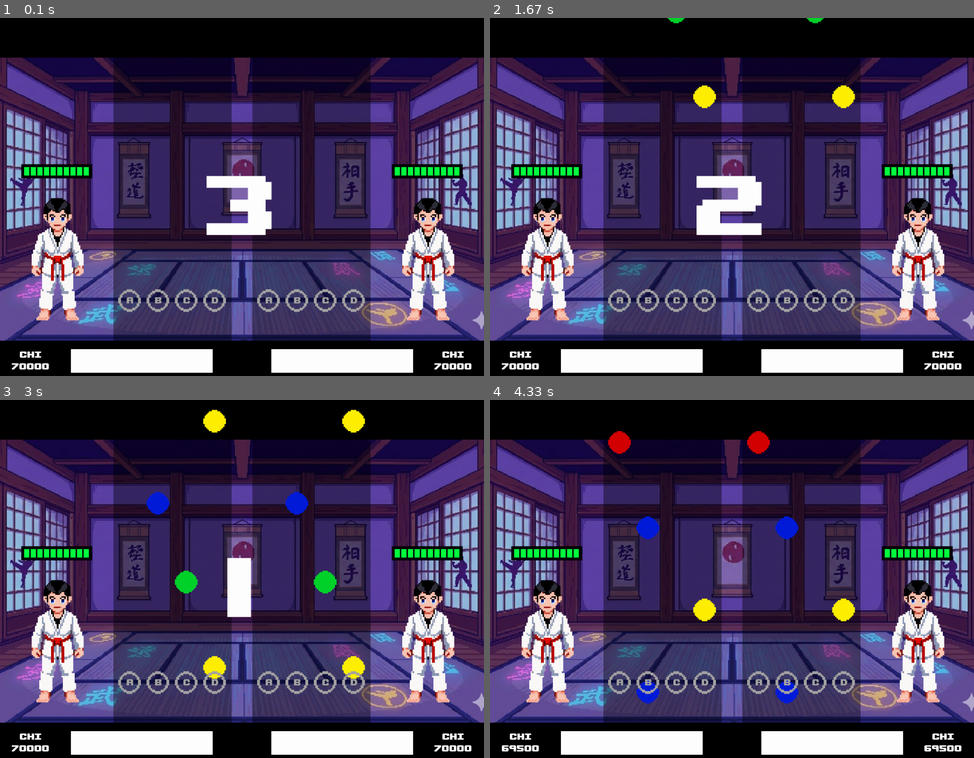
Above: before the commit, frames 1-4 (two rows, left to right).
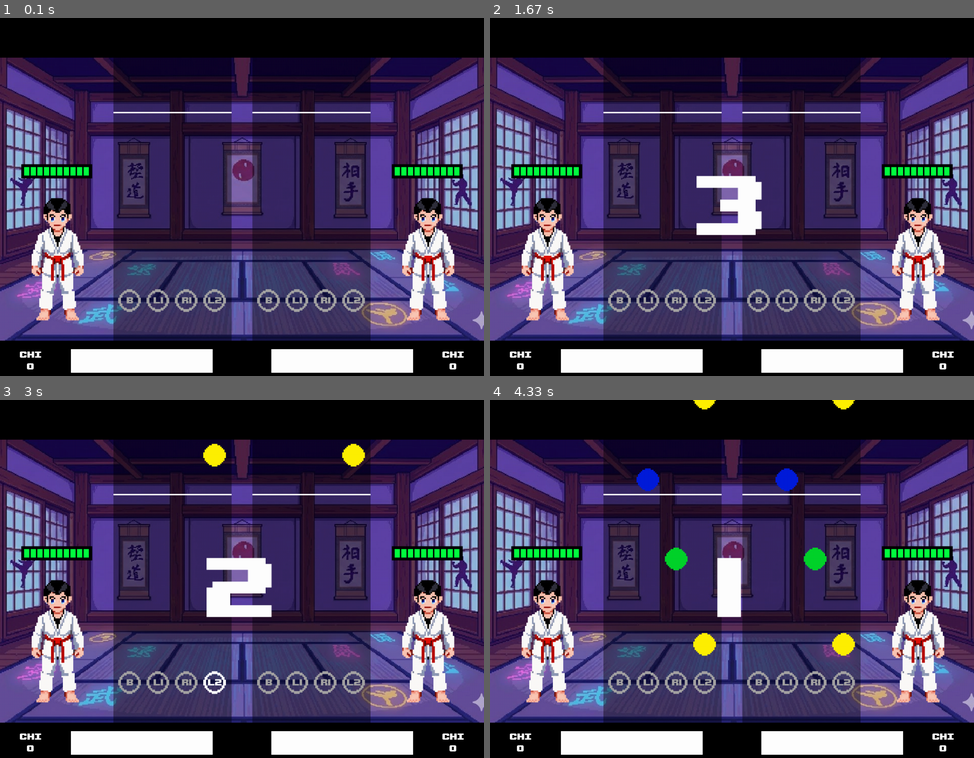
Above: after the commit, the same moments.

Repository: Supersllol/JeuArcade
Game: pygame game, started from AA_olympe.py
Two runs of this game, one before a commit and one after it. Both use one fixed random seed, a clock stepped at 60 frames per second and the inputs below.
Inputs:
- Up to frame 1 (0.1 s): no input
- Up to frame 2 (1.67 s): tap Y at 0.33 s
- Up to frame 3 (3 s): tap C at 1.67 s; tap Space at 2.5 s; tap K at 2.83 s
- Up to frame 4 (4.33 s): hold A 3.17-3.7 s

The runs differ from the first frame. In frame 1, 2.1% of the frame differs, in the area x 2-98%, y 26-99%; in frame 2, 1.7%; in frame 3, 4.3%; in frame 4, 4.7%, in the area x 2-98%, y 0-99%.

Commit message:
ALLELUIA SCORE WORKS

Diff:
--- /dev/null
+++ b/AA/AA_game/gameStates.py
@@ -0,0 +1,17 @@
+from enum import Enum, auto
+
+
+class GameState(Enum):
+    INITIAL_DELAY = auto()
+    START_COUNTDOWN = auto()
+    PLAY_SECTION = auto()
+    WAIT_FOR_ATTACK = auto()
+    FIGHT_SCENE = auto()
+    RESTART_COUNTDOWN = auto()
+    END = auto()
+
+
+statesAllowMoves = [
+    GameState.START_COUNTDOWN, GameState.RESTART_COUNTDOWN,
+    GameState.PLAY_SECTION
+]
--- a/AA/AA_game/noteSheet.py
+++ b/AA/AA_game/noteSheet.py
@@ -6,11 +6,14 @@
 from AA.AA_game import musicTrack
 
 noteColors = {
-    0: [213, 0, 0, 255],
-    1: [0, 28, 218, 255],
-    2: [0, 211, 43, 255],
-    3: [255, 240, 0, 255]
+    0: (213, 0, 0, 255),
+    1: (0, 28, 218, 255),
+    2: (0, 211, 43, 255),
+    3: (255, 240, 0, 255)
 }
+
+hittableYCoord = settings.NOTE_HIT_HEIGHT - settings.NOTE_RADIUS + settings.TIME_NOTE_HITTABLE * settings.NOTE_SPEED
+print(hittableYCoord)
 
 
 class DeactivatedNote:
@@ -26,7 +29,7 @@
         return self._timer.elapsed() < settings.DEAD_NOTE_FADEOUT
 
     def getNoteColor(self):
-        baseColor = noteColors[self._laneID].copy() if self._missed else [
+        baseColor = list(noteColors[self._laneID]) if self._missed else [
             255, 255, 255, 255
         ]
 
@@ -57,10 +60,10 @@
 
     def update(self):
         if self._active and self._activeTimer.elapsed(
-        ) >= settings.TIME_ACTIVE_NOTE_INDICATOR:
+        ) >= settings.NOTE_INDICATOR_TIME_ACTIVE:
             self._active = False
             self._activeTimer.stop()
-        currentColor = (189, 0, 0) if self._active else (165, 164, 164)
+        currentColor = (255, 255, 255) if self._active else (165, 164, 164)
         buttonIndicator = fontManager.upheaval(
             inputManager.moveBindings[self._laneID].name, 25, currentColor)
         self._mainSheet.blit(
@@ -111,12 +114,18 @@
         return int((xGap + settings.NOTE_RADIUS +
                     (xGap + settings.NOTE_RADIUS * 2) * laneID))
 
-    def deactivateNote(self, missed: bool, note: musicTrack.TrackNote,
-                       laneID: int):
+    def deactivateNote(self,
+                       note: musicTrack.TrackNote,
+                       laneID: int,
+                       missed: bool = False):
         self._deactivatedNotes.append(DeactivatedNote(missed, note, laneID))
+
+    def laneBtnPressed(self, laneID: int):
+        self._noteIndicators[laneID].setActive()
 
     def update(self, noteSection: musicTrack.TrackSection):
         self._mainSheet.fill((0, 0, 0, 100))
+
         for id, deactivatedNote in enumerate(self._deactivatedNotes):
             if not deactivatedNote.isNoteAlive():
                 self._deactivatedNotes.pop(id)
@@ -126,5 +135,8 @@
         for noteIndicator in self._noteIndicators:
             noteIndicator.update()
 
+        pygame.draw.line(self._mainSheet, (255, 255, 255), (0, hittableYCoord),
+                         (self._mainSheet.get_width(), hittableYCoord), 3)
+
         misc.placeSurfaceInHalf(self._playerID, self._mainSheet,
                                 self._playerHalf, (365, 0))
--- a/AA/AA_game/player.py
+++ b/AA/AA_game/player.py
@@ -1,7 +1,7 @@
 from __future__ import annotations
 import pygame
-from AA.AA_utils import countries, settings, score
-from AA.AA_game import noteSheet, musicTrack, sprite, chiBar
+from AA.AA_utils import countries, settings, score, inputManager
+from AA.AA_game import noteSheet, musicTrack, sprite, chiBar, gameStates
 
 
 class Player:
@@ -14,7 +14,7 @@
                  cpu: bool = False):
         self._name = name
         self._country = country
-        self._chi = 70000
+        self._chi = 0
         self._health = 10
         self._playerID = playerID
         self._mainApp = mainApp
@@ -30,6 +30,14 @@
         self._chiBar = chiBar.ChiBar(playerID, self._playerHalf)
         self._sprite = sprite.Sprite(playerID, self._playerHalf)
 
+    @property
+    def chi(self):
+        return self._chi
+
+    @chi.setter
+    def chi(self, newValue: int):
+        self._chi = max(newValue, 0)
+
     def loadSection(self, newSection: musicTrack.TrackSection):
         newSection.queueAllNotes()
         for lane in newSection.lanes:
@@ -40,7 +48,22 @@
         self._trackSection = newSection
 
     def _registerNoteHit(self, hitType: score.HitType):
-        self._chi += score.hitChiScore[hitType]
+        print(hitType)
+        self.chi += score.hitChiScore[hitType]
+
+    def _userHitNote(self, btnPressed: inputManager.ButtonInputs,
+                     musicElapsedTime: float):
+        for lane in self._trackSection.lanes:
+            if inputManager.moveBindings[lane.laneID] == btnPressed:
+                # TODO: animate player
+                self._noteSheet.laneBtnPressed(lane.laneID)
+                if len(lane.activeNotes) == 0: return
+                closestNote = lane.activeNotes[0]
+                deltaTime = musicElapsedTime - closestNote.timingTimestamp
+                if deltaTime >= settings.TIME_NOTE_HITTABLE:
+                    self._registerNoteHit(score.getHitType(deltaTime))
+                    self._noteSheet.deactivateNote(lane.activeNotes.pop(0),
+                                                   lane.laneID)
 
     def _updateNoteStatus(self, musicElapsedTime: float):
         for lane in self._trackSection.lanes:
@@ -51,19 +74,26 @@
                     break
 
             for note in lane.activeNotes:
-                if musicElapsedTime - note.timingTimestamp >= settings.MISSED_NOTE_TIME:
+                if score.getHitType(musicElapsedTime - note.timingTimestamp,
+                                    False) == score.HitType.Miss:
                     self._registerNoteHit(score.HitType.Miss)
-                    self._noteSheet.deactivateNote(True,
-                                                   lane.activeNotes.pop(0),
-                                                   lane.laneID)
+                    self._noteSheet.deactivateNote(lane.activeNotes.pop(0),
+                                                   lane.laneID, True)
                 calculatedYPos = settings.NOTE_HIT_HEIGHT - (
                     (note.timingTimestamp - musicElapsedTime) *
                     settings.NOTE_SPEED)
                 note.sheetPos = (self._noteSheet.getLaneCenterXPos(
                     lane.laneID), calculatedYPos)
 
-    def update(self, musicElapsedTime: float):
+    def update(self, musicElapsedTime: float, gameState: gameStates.GameState,
+               input: inputManager.InputManager):
         self._playerHalf.fill((0, 0, 0, 0))
+
+        btnsPressed = input.getBtnsPressed(self._playerID)
+        for btn in btnsPressed:
+            if gameState in gameStates.statesAllowMoves:
+                if btn in inputManager.moveBindings.values():
+                    self._userHitNote(btn, musicElapsedTime)
 
         self._updateNoteStatus(musicElapsedTime)
 
--- a/AA/AA_scenes/gameScene.py
+++ b/AA/AA_scenes/gameScene.py
@@ -1,19 +1,9 @@
 from __future__ import annotations
 from AA.AA_scenes import sceneClass
 from AA.AA_utils import fontManager, inputManager, pygameText, musicManager, settings
-from AA.AA_game import musicTrack, player
+from AA.AA_game import musicTrack, player, gameStates
 from enum import Enum, auto
 import pygame, os, math
-
-
-class GameState(Enum):
-    INITIAL_DELAY = auto()
-    START_COUNTDOWN = auto()
-    PLAY_SECTION = auto()
-    WAIT_FOR_ATTACK = auto()
-    FIGHT_SCENE = auto()
-    RESTART_COUNTDOWN = auto()
-    END = auto()
 
 
 class GameScene(sceneClass.Scene):
@@ -34,12 +24,14 @@
 
         self._fadeOutStarted = False
 
-        self._state = GameState.INITIAL_DELAY
+        self._state = gameStates.GameState.INITIAL_DELAY
 
         super().__init__(mainApp, inputManager, musicManager)
 
     def initScene(self):
-        self._state = GameState.INITIAL_DELAY
+        self._state = gameStates.GameState.INITIAL_DELAY
+        for player in self._players:
+            player.loadSection(self._chosenTrack.getSection(0))
         super().initScene()
 
     def loopScene(self, events: list[pygame.event.Event]):
@@ -52,20 +44,20 @@
 
         currentText: list[pygameText.PygameText] = []
 
-        if self._state == GameState.INITIAL_DELAY:
+        if self._state == gameStates.GameState.INITIAL_DELAY:
             if self._stateTimer.elapsed() >= settings.GAME_START_DELAY:
                 self._stateTimer.restart()
                 self._currentTrackSection = 0
                 self._musicManager.prepareSection(0, 3)
                 for player in self._players:
                     player.loadSection(self._chosenTrack.getSection(0))
-                self._state = GameState.START_COUNTDOWN
+                self._state = gameStates.GameState.START_COUNTDOWN
 
-        elif self._state == GameState.START_COUNTDOWN:
+        elif self._state == gameStates.GameState.START_COUNTDOWN:
             if self._stateTimer.elapsed() >= 3:
                 self._musicManager.play(self._chosenTrack.audioFile, 0)
                 self._fadeOutStarted = False
-                self._state = GameState.PLAY_SECTION
+                self._state = gameStates.GameState.PLAY_SECTION
             else:
                 txt = "3"
                 if self._stateTimer.elapsed() >= 1:
@@ -81,23 +73,24 @@
                             center=(self._mainApp.get_rect().centerx,
                                     self._mainApp.get_rect().centery))))
 
-        elif self._state == GameState.PLAY_SECTION:
+        elif self._state == gameStates.GameState.PLAY_SECTION:
 
             if not self._fadeOutStarted and (
                     currentMusicElapsed >= (self._chosenTrack.getSection(
                         self._currentTrackSection).musicEnd -
                                             settings.SONG_FADE_TIME_S)):
                 self._fadeOutStarted = True
-                self._musicManager.fadeout(settings.SONG_FADE_TIME_S * 1000)
+                self._musicManager.fadeout(
+                    int(settings.SONG_FADE_TIME_S * 1000))
 
             if currentMusicElapsed >= self._chosenTrack.getSection(
                     self._currentTrackSection).musicEnd:
                 self._musicManager.stop()
                 self._fadeOutStarted = False
-                self._state = GameState.WAIT_FOR_ATTACK
+                self._state = gameStates.GameState.WAIT_FOR_ATTACK
 
         for player in self._players:
-            player.update(currentMusicElapsed)
+            player.update(currentMusicElapsed, self._state, self._inputManager)
 
         for txt in currentText:
             self._mainApp.blit(txt.text, txt.position)
--- a/AA/AA_scenes/sceneClass.py
+++ b/AA/AA_scenes/sceneClass.py
@@ -37,12 +37,12 @@
             if inputManager.ButtonInputs.SELECT in newPresses:
                 return False
             # Debug: print any new button presses
-            if newPresses: print(f"{i} : {newPresses}")
+            # if newPresses: print(f"{i} : {newPresses}")
 
         for i in range(2):
             newAxes = self._inputManager.getAxesActive(i)
             # Debug: print any newly active axes
-            if newAxes: print(f"{i} : {newAxes}")
+            # if newAxes: print(f"{i} : {newAxes}")
 
         # Update input manager snapshot AFTER processing inputs so that
         # getBtnsPressed/getAxesActive detect rising edges relative to the
--- a/AA/AA_utils/inputManager.py
+++ b/AA/AA_utils/inputManager.py
@@ -19,10 +19,10 @@
 
 
 moveBindings = {
-    0: ButtonInputs.A,
-    1: ButtonInputs.B,
-    2: ButtonInputs.C,
-    3: ButtonInputs.D
+    0: ButtonInputs.B,
+    1: ButtonInputs.L1,
+    2: ButtonInputs.R1,
+    3: ButtonInputs.L2
 }
 
 
@@ -42,11 +42,13 @@
 
     # Default keyboard mappings for two players. Keys map to ButtonInputs or AxisInputs.
     _playerKeyboards = ({
-        ButtonInputs.A: pygame.K_u,
-        ButtonInputs.B: pygame.K_j,
-        ButtonInputs.D: pygame.K_k,
+        ButtonInputs.A: pygame.K_y,
+        ButtonInputs.B: pygame.K_h,
+        ButtonInputs.C: pygame.K_u,
+        ButtonInputs.D: pygame.K_j,
         ButtonInputs.L1: pygame.K_LEFT,
         ButtonInputs.R1: pygame.K_RIGHT,
+        ButtonInputs.L2: pygame.K_k,
         ButtonInputs.R2: pygame.K_i,
         ButtonInputs.START: pygame.K_o,
         ButtonInputs.SELECT: pygame.K_p,
@@ -56,17 +58,19 @@
         AxisInputs.Y_DOWN: pygame.K_DOWN,
     }, {
         ButtonInputs.A: pygame.K_q,
-        ButtonInputs.B: pygame.K_z,
-        ButtonInputs.D: pygame.K_x,
-        ButtonInputs.L1: pygame.K_a,
-        ButtonInputs.R1: pygame.K_d,
+        ButtonInputs.B: pygame.K_a,
+        ButtonInputs.C: pygame.K_w,
+        ButtonInputs.D: pygame.K_s,
+        ButtonInputs.L1: pygame.K_c,
+        ButtonInputs.R1: pygame.K_b,
+        ButtonInputs.L2: pygame.K_d,
         ButtonInputs.R2: pygame.K_e,
         ButtonInputs.START: pygame.K_r,
         ButtonInputs.SELECT: pygame.K_t,
-        AxisInputs.X_LEFT: pygame.K_a,
-        AxisInputs.X_RIGHT: pygame.K_d,
-        AxisInputs.Y_UP: pygame.K_w,
-        AxisInputs.Y_DOWN: pygame.K_s,
+        AxisInputs.X_LEFT: pygame.K_c,
+        AxisInputs.X_RIGHT: pygame.K_b,
+        AxisInputs.Y_UP: pygame.K_f,
+        AxisInputs.Y_DOWN: pygame.K_v,
     })
 
     def __init__(self, joysticks: list[pygame.joystick.JoystickType]):
--- a/AA/AA_utils/score.py
+++ b/AA/AA_utils/score.py
@@ -10,9 +10,26 @@
 
 
 hitChiScore = {
-    HitType.Marvelous: 0,
-    HitType.Perfect: 0,
-    HitType.Great: 0,
-    HitType.Good: 0,
+    HitType.Marvelous: 500,
+    HitType.Perfect: 400,
+    HitType.Great: 200,
+    HitType.Good: 100,
     HitType.Miss: -250
 }
+
+hitTimeOffsets = {
+    0.02: HitType.Marvelous,
+    0.04: HitType.Perfect,
+    0.08: HitType.Great,
+    0.15: HitType.Good,
+    0.2: HitType.Miss
+}
+
+
+def getHitType(beatOffset: float, checkAbsoluteTiming: bool = True):
+    if checkAbsoluteTiming: beatOffset = abs(beatOffset)
+    for thresholdTime in sorted(list(hitTimeOffsets.keys())):
+        if beatOffset < thresholdTime:
+            return hitTimeOffsets[thresholdTime]
+
+    return HitType.Miss
--- a/AA/AA_utils/settings.py
+++ b/AA/AA_utils/settings.py
@@ -9,9 +9,11 @@
 
 NOTE_SPEED = 300  # px/s
 NOTE_HIT_HEIGHT = 600
-SONG_FADE_TIME_S = 1
-GAME_START_DELAY = 0
 NOTE_RADIUS = 25
-TIME_ACTIVE_NOTE_INDICATOR = 0.25
-MISSED_NOTE_TIME = 0.2
-DEAD_NOTE_FADEOUT = 0.25
+DEAD_NOTE_FADEOUT = 0.15
+TIME_NOTE_HITTABLE = -1.25
+
+SONG_FADE_TIME_S = 0.5
+GAME_START_DELAY = 1.5
+
+NOTE_INDICATOR_TIME_ACTIVE = 0.15
Not shown, changed: AA/TO-DO.md
